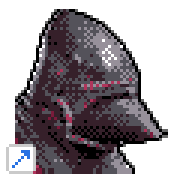
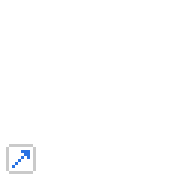
Comparing the layer stacks of the two 180 x 180 images. Changes:
hid "gameIcon" over <box>15,9,168,174</box>
